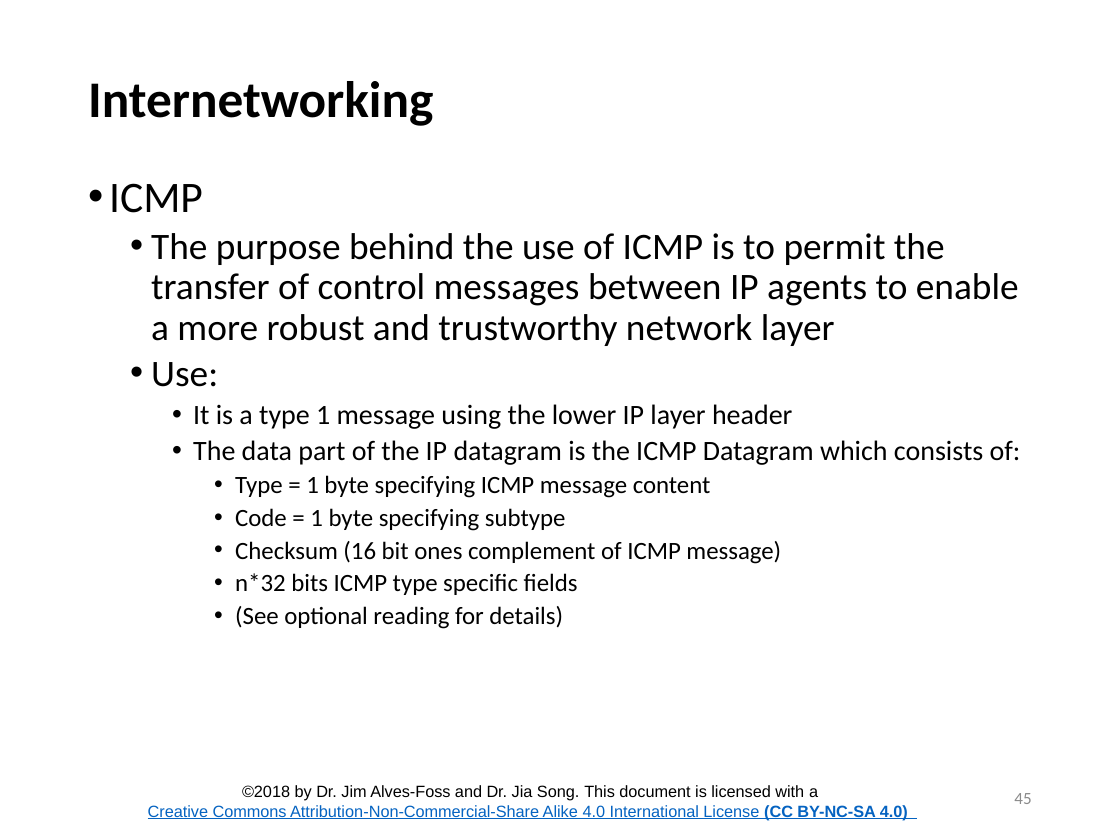
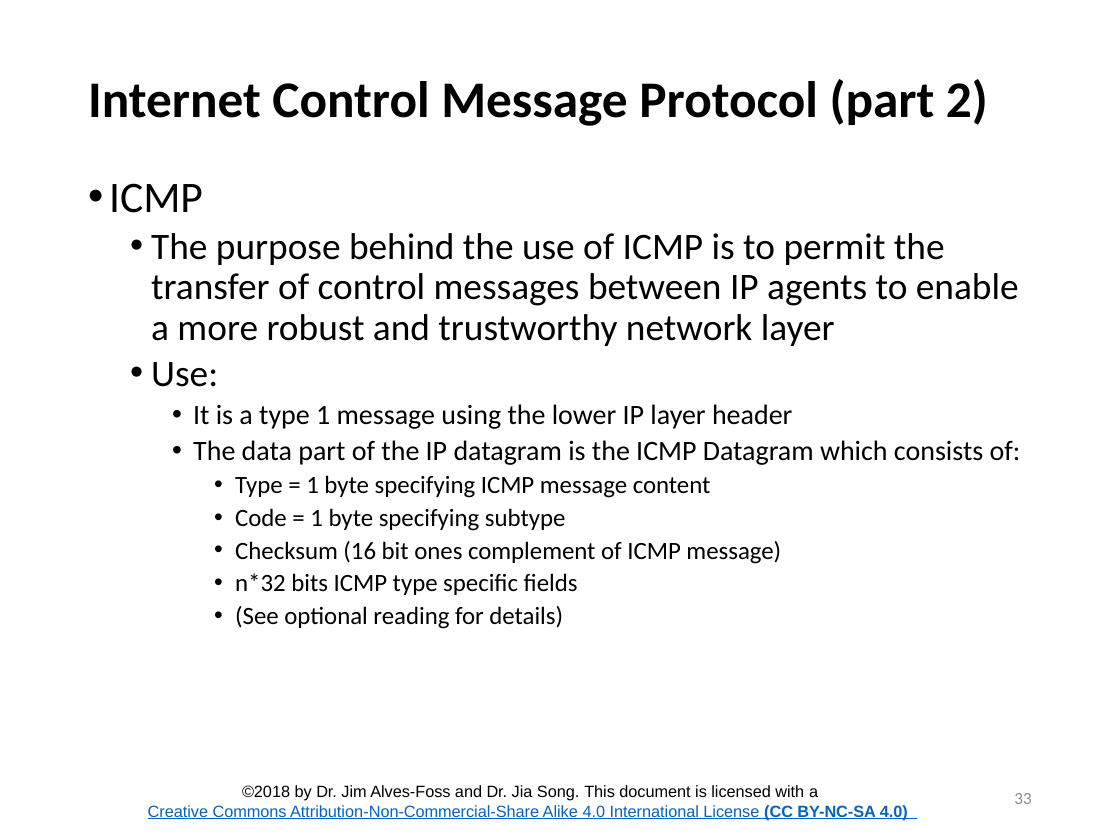
Before and after one commit to CenterForSecureAndDependableSystems/Teaching-Materials, a slide deck: slide 33 of Network-Security/Module_1 Internetworking/Lesson_2_Internetworking.pptx (slide 45 before the commit). Drawn at 1120x840 pixels with LibreOffice and Linux fonts; fonts in the diff are those of the drawing; background and template pictures are left out. Boxes give left, top, right and bottom in pixels: in the first picture for what was removed or moved away, otherwise in the second. Text is boxed around its words. In the diff, an @@ line names an element or a change of style, - is before the commit and + after.

```diff
--- a/Network-Security/Module_1 Internetworking/Lesson_2_Internetworking.pptx
+++ b/Network-Security/Module_1 Internetworking/Lesson_2_Internetworking.pptx
@@ title at <box>88,79,988,126</box>: text changed @@
-Internetworking
+Internet Control Message Protocol (part 2)
@@ page number at <box>1014,793,1031,804</box>: text changed @@
-45
+33
```
Also in this commit, not shown: 60 other slides changed, 12 slides removed, 4 other files.
